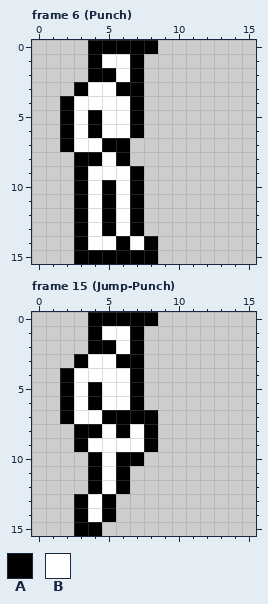
Two versions of one pixel-art file, Assets/Aseprite/Bråkmakare_v2.aseprite. Above is the file before it was changed.
16x16 pixels, 21 frames. Shown: frame 6 (Punch), frame 15 (Jump-Punch). The commit also changed other frames, which this record leaves out.
Visible layers, top first: "ArmLeft", "LegLeft", "LegRight", "Head", "Torso".
Palette (. is transparent): A #000000  B #ffffff
Pixels before, frame 6 (Punch), first column x 2:
 0 ..AAAAA
 1 ..ABBA.
 2 ..AABA.
 3 .ABBAA.
 4 ABBBBA.
 5 ABABBA.
 6 ABABBA.
 7 ABBAA..
 8 .AABA..
 9 .ABBBA.
10 .ABABA.
11 .ABABA.
12 .ABABA.
13 .ABABA.
14 .ABBABA
15 .AAAAAA
Pixels before, frame 15 (Jump-Punch), first column x 2:
 0 ..AAAAA
 1 ..ABBA.
 2 ..AABA.
 3 .ABBAA.
 4 ABBBBA.
 5 ABABBA.
 6 ABABBA.
 7 ABBAAAA
 8 .AABABA
 9 .ABBBBA
10 ..ABAA.
11 ..ABA..
12 ..ABA..
13 .ABA...
14 .ABA...
15 .AA....
And afterwards:
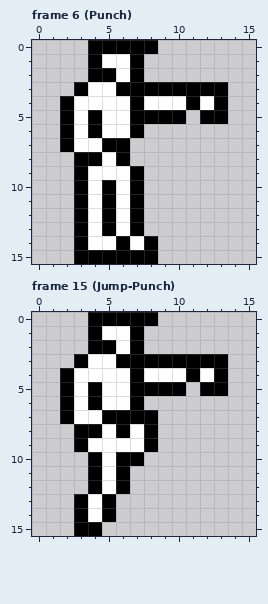
Difference:
layer "ArmRight" now shown
Frame 6 (Punch), layer "ArmRight":
y 3: x 8..13 ...... -> AAAAAA
y 4: x 8..13 ...... -> BBBABA
y 5: x 8..10 ... -> AAA; x 12..13 .. -> AA
Frame 15 (Jump-Punch), layer "ArmRight": the same change as frame 6 (Punch)
